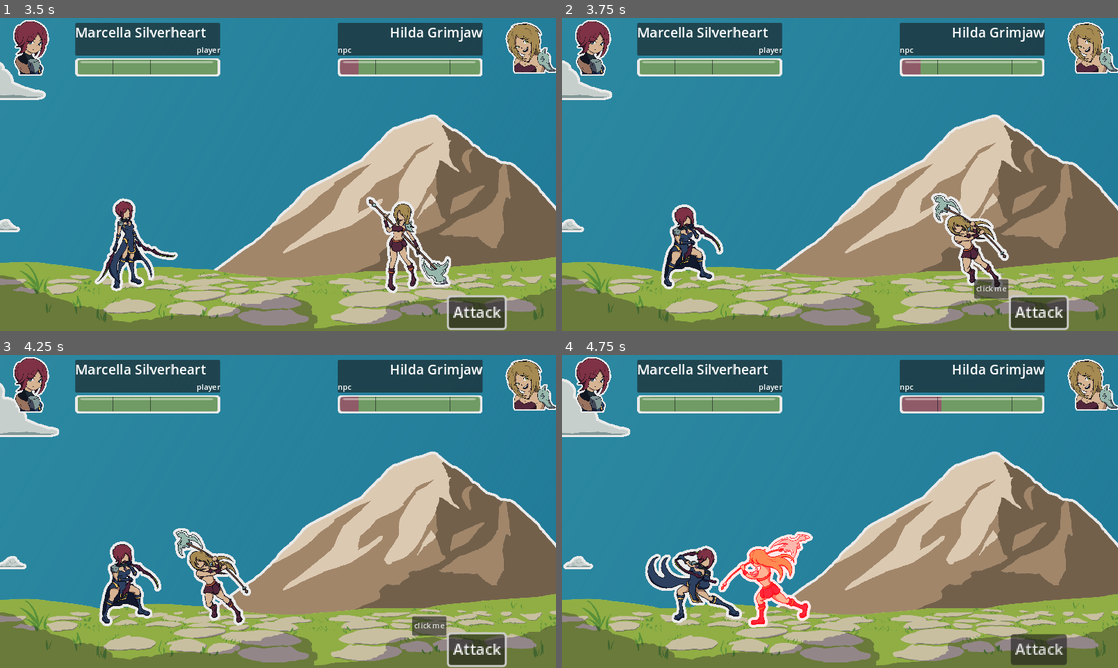
Above: before the commit, frames 1-4 (two rows, left to right).
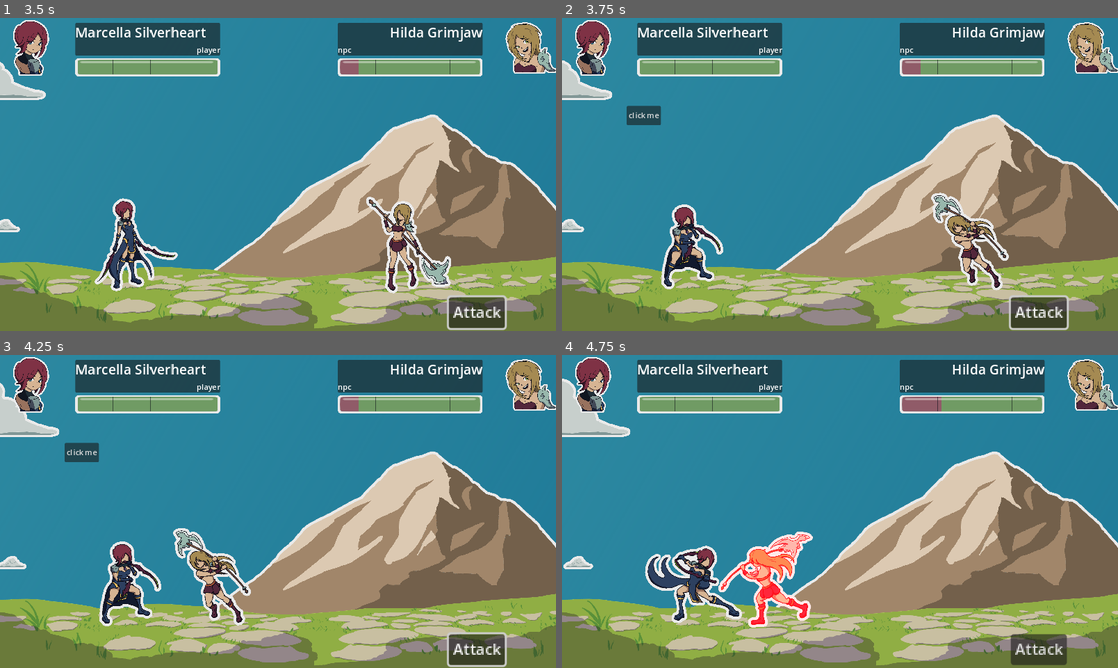
Above: after the commit, the same moments.

Repository: MajorZiploc/sticker_book_moments
Game: Godot game, scene res://lvls/battle_scene.tscn
The game is run twice, just before and just after one commit, with the same random seed, the same clock (stepped at 60 frames per second) and the same inputs.
Inputs (mouse positions are in pixels of both pictures, inside the frame that each line leads up to):
- Up to frame 1 (3.5 s): click "Attack" at 0.5 s; tap Enter (ui_accept) at 1.25, 1.52, 2.27 s; move the mouse to (400, 158) at 1.27 s; hold D (right) 1.28-2.03 s; hold F 1.28-2.03 s; click (400, 158) at 1.42 s; move the mouse to (166, 190) at 2.02 s; hold S (down) 2.03-2.78 s; tap Space at 2.1 s; move the mouse to (333, 105) at 2.77 s; hold D (right) from 2.78 s (still down); hold F from 2.78 s (still down)
- Up to frame 2 (3.75 s): move the mouse to (812, 237) at 3.52 s; release D (right) at 3.53 s; release F at 3.53 s; hold W (up) from 3.53 s (still down); tap Space at 3.6 s; click (812, 237) at 3.67 s
- Up to frame 3 (4.25 s): keep holding W (up); tap Enter (ui_accept) at 3.77 s
- Up to frame 4 (4.75 s): release W (up) at 4.25 s; click "click me" at 4.25 s

Frame 1 is identical in both runs. In frame 2, 0.8% of the frame differs, in the area x 11-81%, y 28-90%; in frame 3, 0.8%; in frame 4, nothing differs.

Commit message:
+switch_qte_state_to;minor fixes

Diff:
--- a/lvls/battle_scene.gd
+++ b/lvls/battle_scene.gd
@@ -73,7 +73,7 @@
 
 # Called when the node enters the scene tree for the first time.
 func _ready():
-  qte_container.visible = false;
+  switch_qte_state_to(false);
   _init_bg();
   player.unit_data = CombatUnitData.entries[CombatUnitData.Type.DUAL_HYBRID];
   npc.unit_data = CombatUnitData.entries[CombatUnitData.Type.TWO_HANDED_AXER];
@@ -122,7 +122,7 @@
 # NOTE: in this func: is_player_turn actually means its enemy turn
 func attack_sequence(attacker: CombatUnit, defender: CombatUnit):
   # path_parry_marker.visible = is_player_turn;
-  qte_container.visible = is_player_turn;
+  switch_qte_state_to(is_player_turn);
   attacker.char.preatk();
   defender.char.readied();
   var tween = create_tween();
@@ -136,7 +136,7 @@
     defender.char.postatk();
   deal_damage_to(damage_taker);
   # path_parry_marker.visible = false;
-  qte_container.visible = false;
+  switch_qte_state_to(false);
   # HACK: to let the postatk frame show for a second
   await get_tree().create_timer(1).timeout;
   attacker.char.idle();
@@ -147,6 +147,10 @@
 
 func _on_attack_pressed():
   if is_player_turn and player.path_follow.progress_ratio == 0 and npc.path_follow.progress_ratio == 0:
+    qte_container.position = Vector2(
+      rng.randf_range(qte_min_x, qte_max_x),
+      rng.randf_range(qte_min_y, qte_max_y)
+    );
     is_player_turn = !is_player_turn;
     parried = false;
     qte_current_click_count = 0;
@@ -187,4 +191,8 @@
       rng.randf_range(qte_min_x, qte_max_x),
       rng.randf_range(qte_min_y, qte_max_y)
     );
-    qte_container.visible = !parried;
+    switch_qte_state_to(!parried);
+
+func switch_qte_state_to(is_enabled: bool):
+  qte_container.visible = is_enabled;
+  qte_click_me_btn.disabled = !is_enabled;
